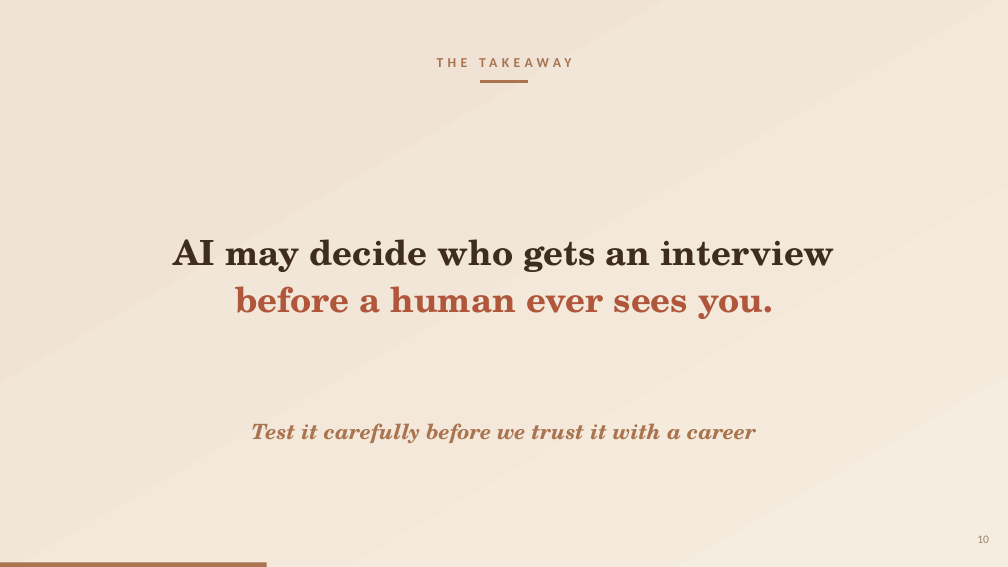
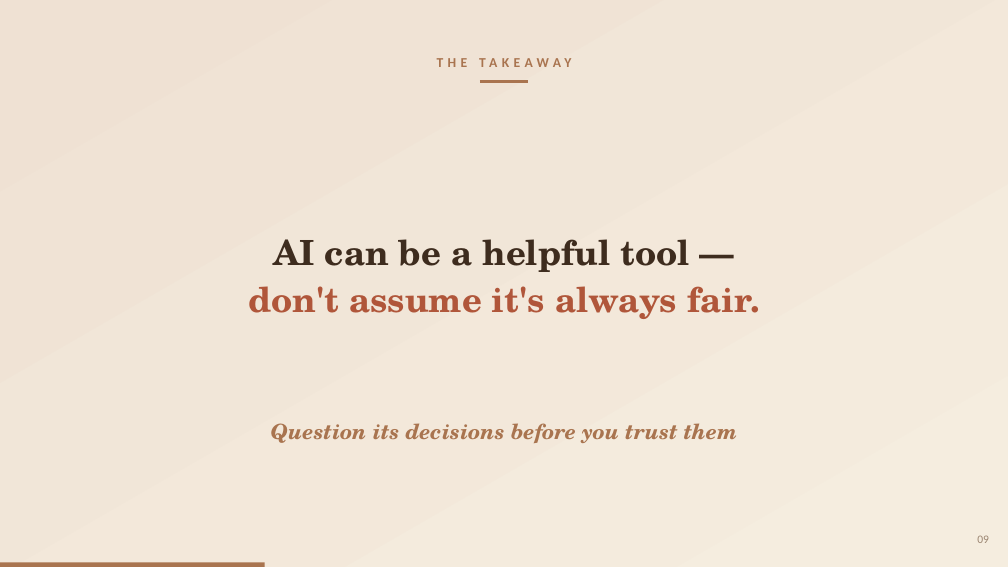
Before and after one commit to pwagle16/visual_communication, a slide deck: slide 9 of presentation/gender_bias_llm_hiring.pptx (slide 10 before the commit). Drawn at 1008x567 pixels with LibreOffice and Linux fonts; fonts in the diff are those of the drawing. Boxes give left, top, right and bottom in pixels: in the first picture for what was removed or moved away, otherwise in the second. Text is boxed around its words. In the diff, an @@ line names an element or a change of style, - is before the commit and + after.

```diff
--- a/presentation/gender_bias_llm_hiring.pptx
+++ b/presentation/gender_bias_llm_hiring.pptx
@@ text at box(248, 239, 759, 319): text changed; text colour #3E2C1E to #B0563A @@
-AI may decide who gets an interview
-before a human ever sees you.
+AI can be a helpful tool —
+don't assume it's always fair.
@@ text at box(271, 423, 737, 443): text changed @@
-Test it carefully before we trust it with a career
+Question its decisions before you trust them
@@ text at box(977, 535, 989, 543): text changed @@
-10
+09
```
Also in this commit, not shown: 6 other slides changed, 1 slide added, 2 slides removed, 1 other file.
